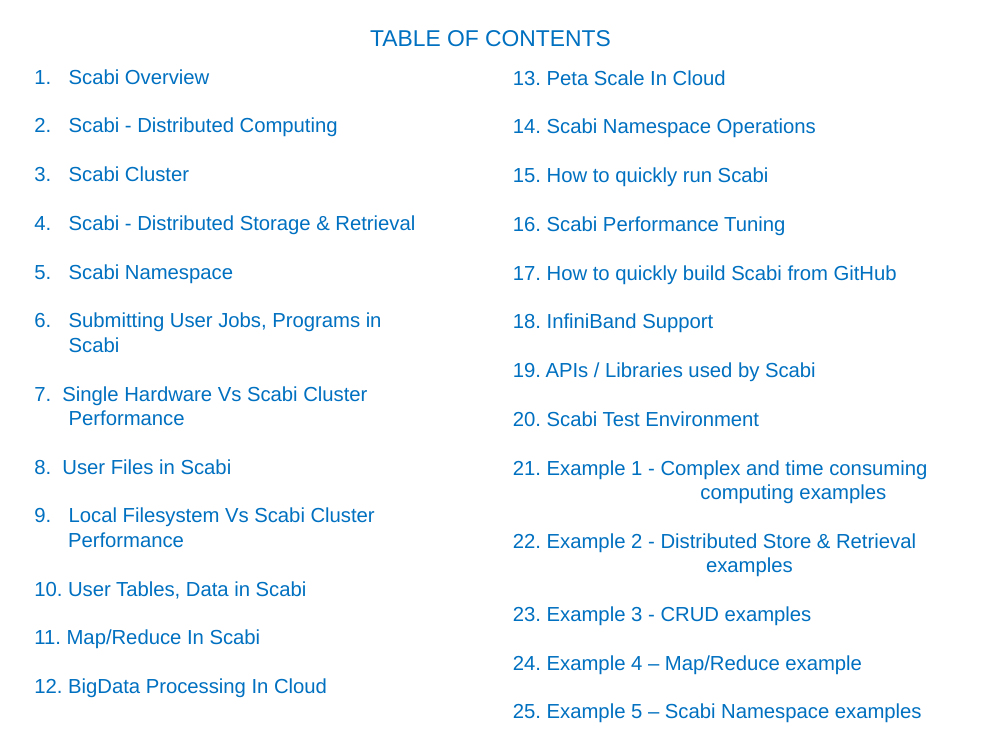
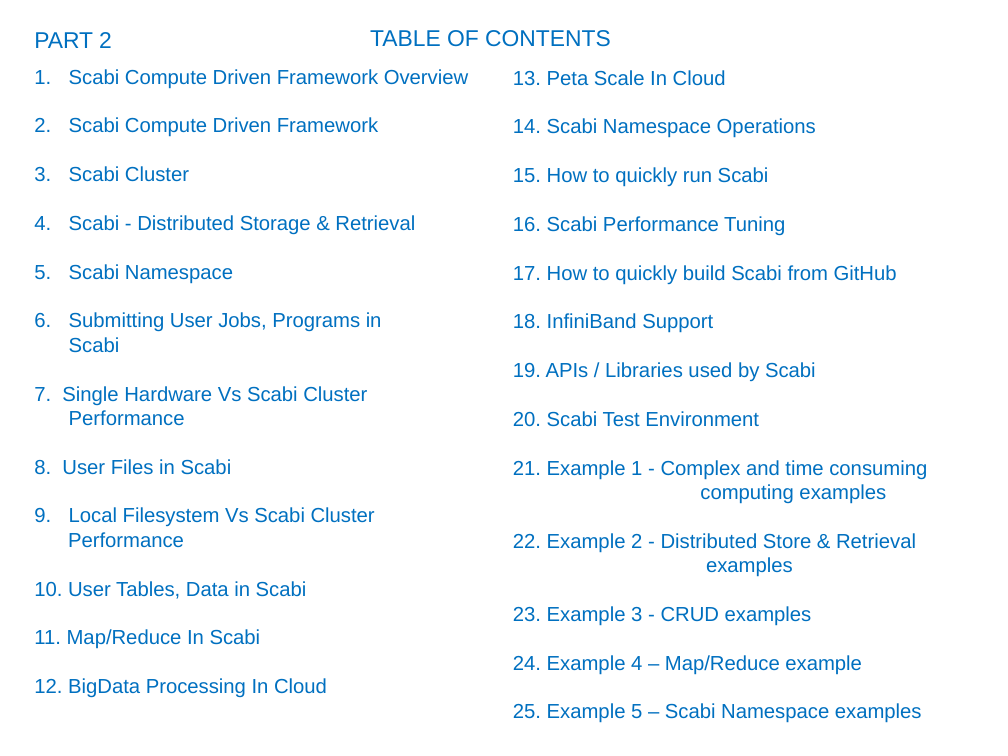
Before and after one commit to dilshadmustafa/scabi, a slide deck: slide 3 of Documentation/Scabi.pptx (slide 2 before the commit). Drawn at 1008x756 pixels with LibreOffice and Linux fonts; fonts in the diff are those of the drawing. Boxes give left, top, right and bottom in pixels: in the first picture for what was removed or moved away, otherwise in the second. Text is boxed around its words. In the diff, an @@ line names an element or a change of style, - is before the commit and + after.

```diff
--- a/Documentation/Scabi.pptx
+++ b/Documentation/Scabi.pptx
@@ text added at box(34, 32, 112, 48), 18 pt, text #0070C0 @@
+PART 2
@@ text at box(69, 69, 468, 137): text changed @@
-1. Scabi Overview
-2. Scabi - Distributed Computing
+1. Scabi Compute Driven Framework Overview
+2. Scabi Compute Driven Framework
```
Also in this commit, not shown: 13 other slides changed, 10 slides added, 3 slides removed.
